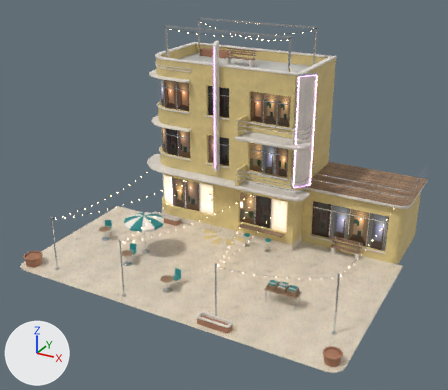
Two versions of the glTF model public/assets/buildings/plot_record_shop.gltf, one commit apart.
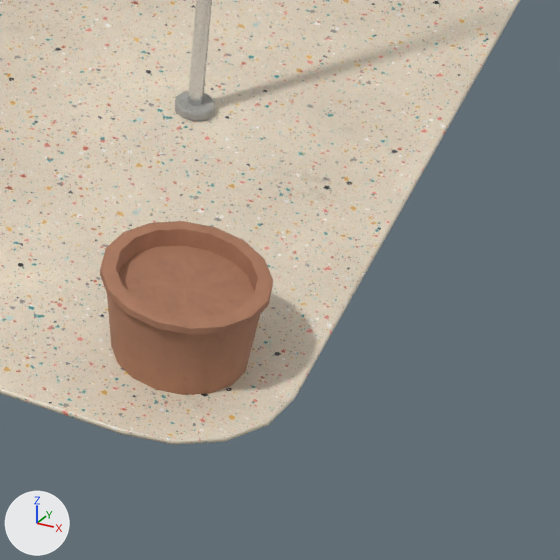
The first picture shows the older version from a 50 mm lens placed at (15.7, -28.5, 18.1), pointed at (0.3, -0.5, 4.1). The close-ups show the older and then the newer version on the part from 69% to 84% of the width and 82% to 99% of the height of that picture. Only the edits that show in the close-ups are written down. Lighting does not change. The marker at lower left points along +X, +Y and +Z. Where no turn or scale is listed for an object, it has been applied to the vertices. Vertices at exactly the same position are counted once.

The older version as bpy lines, for what is in view:
```python
me_plot_record_shop_mesh = bpy.data.meshes.new('plot_record_shop_mesh')
me_plot_record_shop_mesh.from_pydata(...)  # 11240 vertices, 19507 faces; spans x -9.7..9.7, y -7.2..8.1, z 0.0..12.4
me_plot_record_shop_mesh.materials.append(mat_terrazzo)
me_plot_record_shop_mesh.materials.append(mat_stucco)
me_plot_record_shop_mesh.materials.append(mat_interior)
me_plot_record_shop_mesh.materials.append(mat_metal)  # light grey #d9dcdf
me_plot_record_shop_mesh.materials.append(mat_glass_block)
me_plot_record_shop_mesh.materials.append(mat_trim)
me_plot_record_shop_mesh.materials.append(mat_roof)
me_plot_record_shop_mesh.materials.append(mat_neon_accent)  # pale blue #f5e7ff, glowing purple #d27bff
me_plot_record_shop_mesh.materials.append(mat_wood)
me_plot_record_shop_mesh.materials.append(mat_bulb)  # pale yellow #fff3e2, glowing beige #ffd9a6
me_plot_record_shop_mesh.materials.append(mat_planter)
me_plot_record_shop_mesh.materials.append(mat_awning)
me_plot_record_shop_mesh.materials.append(mat_concrete)
ob_plot_record_shop_mesh = bpy.data.objects.new('plot_record_shop_mesh', me_plot_record_shop_mesh)
ob_plot_record_shop_mesh.location = (0.0, 0.0, 0.0)
```
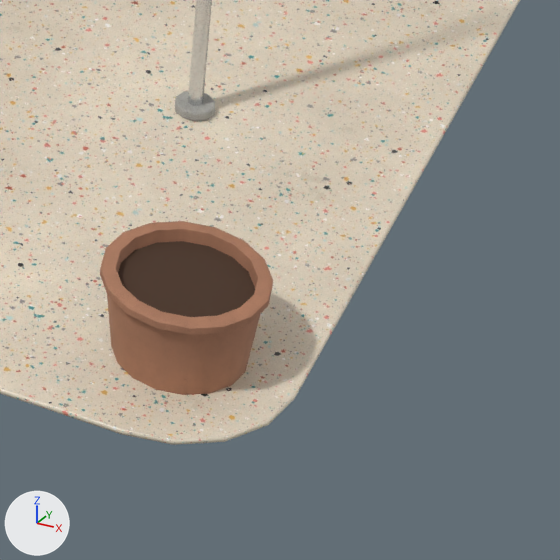
Diff of the bpy script that builds the scene:
```diff
--- a/public/assets/buildings/plot_record_shop.gltf.py
+++ b/public/assets/buildings/plot_record_shop.gltf.py
@@ mat_soil @@
+mat_soil = principled_material('soil')
+mat_soil.base_color = (0.0704, 0.0356, 0.0203)  # brown #4b3527
+mat_soil.roughness = 0.97
@@ me_plot_record_shop_mesh @@
 # used by ob_plot_record_shop_mesh; location = (0.0, 0.0, 0.0)
-me_plot_record_shop_mesh.from_pydata(...)  # 11240 vertices, 19507 faces; spans x -9.7..9.7, y -7.2..8.1, z 0.0..12.4
+me_plot_record_shop_mesh.from_pydata(...)  # 11168 vertices, 19571 faces; spans x -9.7..9.7, y -7.2..8.1, z 0.0..12.4
+# me_plot_record_shop_mesh part 1: a new loose piece of 33 vertices spanning x 8.7..9.4, y -6.8..-6.1, z 0.5, in mat_soil (brown #4b3527)
+# me_plot_record_shop_mesh part 2: 4 vertices moved within x 8.4, y -4.5..-4.3, z 0.0; 11 vertices removed from x 8.3..9.1, y -6.4..-4.3, z 0.0..0.4
+# other edits to the shape of me_plot_record_shop_mesh do not show in these pictures
 me_plot_record_shop_mesh.materials.append(mat_terrazzo)
@@ me_plot_record_shop_mesh @@
 me_plot_record_shop_mesh.materials.append(mat_concrete)
+me_plot_record_shop_mesh.materials.append(mat_soil)  # brown #4b3527
```

Pixel boxes (x1, y1, x2, y2) of what changed, in the close-ups (560 x 560 px):
part 1 of me_plot_record_shop_mesh, added (brown)
    after: (118, 241, 255, 317)
part 2 of me_plot_record_shop_mesh, built on
    before: (119, 110, 255, 317)
    after: (185, 118, 207, 121)
